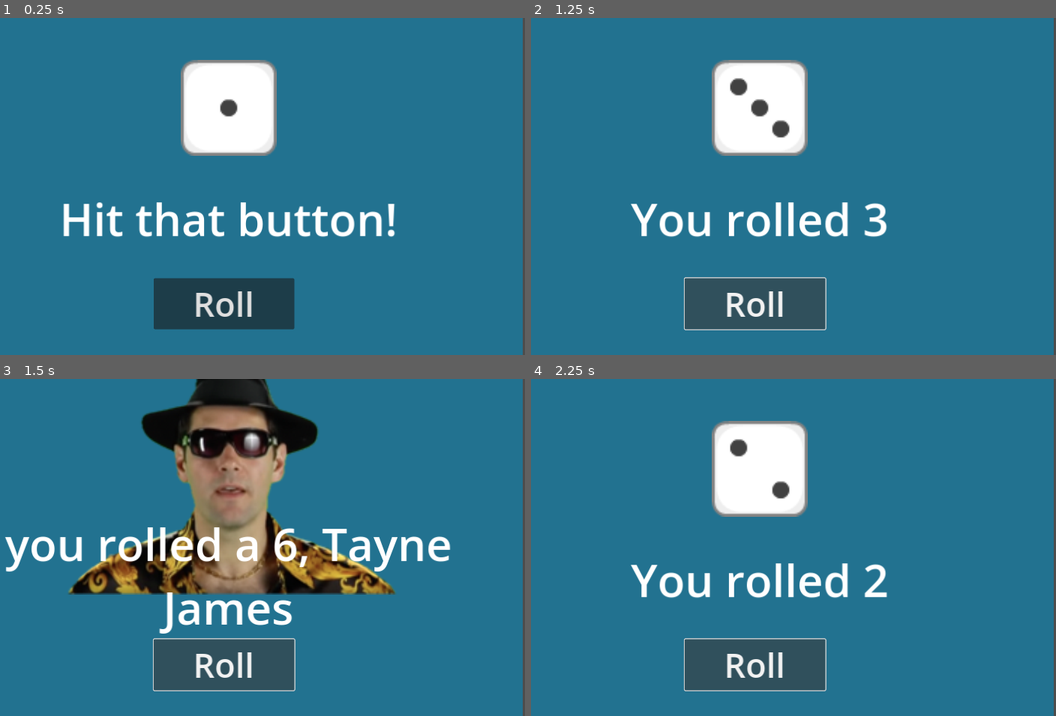
Above: before the commit, frames 1-4 (two rows, left to right).
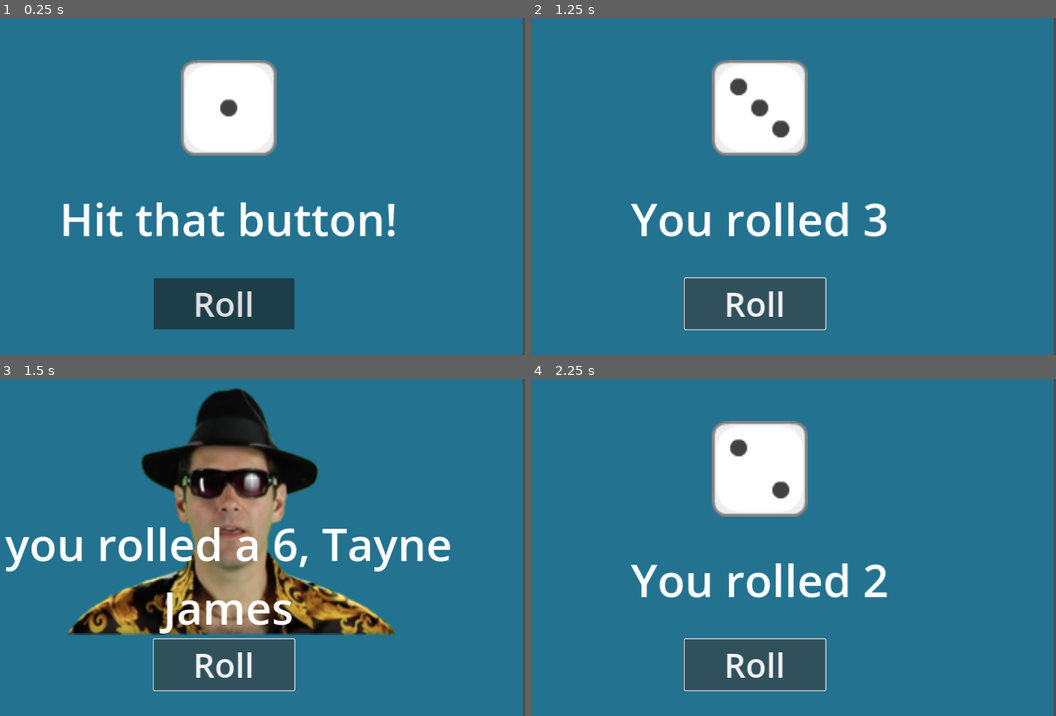
Above: after the commit, the same moments.

Repository: yoyofyrah/DiceRoller
Game: Godot game, scene res://scenes/d6.tscn
The game is run twice, just before and just after one commit, with the same random seed, the same clock (stepped at 60 frames per second) and the same inputs. The project has no main scene, so this scene is started directly.
Inputs:
- Up to frame 1 (0.25 s): no input
- Up to frame 2 (1.25 s): click "Roll" at 0.5 s
- Up to frame 3 (1.5 s): click "Roll" at 1.25 s
- Up to frame 4 (2.25 s): click "Roll" at 2 s

Frames 1-2 are identical in both runs. In frame 3, 22% of the frame differs, in the area x 13-76%, y 0-76%; in frame 4, nothing differs.

Commit message:
Sprite2D corrected

Diff:
--- a/project.godot
+++ b/project.godot
@@ -1,11 +1,19 @@
+; Engine configuration file.
+; It's best edited using the editor UI and not directly,
+; since the parameters that go here are not all obvious.
+;
+; Format:
+;   [section] ; section goes between []
+;   param=value ; assign values to parameters
+
 config_version=5
 
 [application]
 
 config/name="Dice_Pack"
+config/tags=PackedStringArray("wippy_wip_wip")
 config/features=PackedStringArray("4.2", "GL Compatibility")
 config/icon="res://icon.svg"
-config/tags=PackedStringArray("wippy_wip_wip")
 
 [display]
 
--- a/scripts/d20.gd
+++ b/scripts/d20.gd
@@ -76,14 +76,17 @@
 
 func check():
 	if n == 6:
+		dice_face.position =  Vector2(648, 278)
 		total_score.text = "you rolled a " + str(n) + ", " + names[randi_range(1, 40)]
 		print("Nice! you rolled a ", str(n))
 		dice_face.texture = dice_pics[n]
 	elif n == 1:
+		dice_face.position =  Vector2(648, 192)
 		total_score.text = "Oh no! You rolled a " + str(n)
 		print("Oh no! You rolled a ", str(n))
 		dice_face.texture = dice_pics[n]
 	else:
+		dice_face.position =  Vector2(648, 192)
 		total_score.text = "You rolled " + str(n)
 		print("you rolled ", str(n))
 		dice_face.texture = dice_pics[n]
